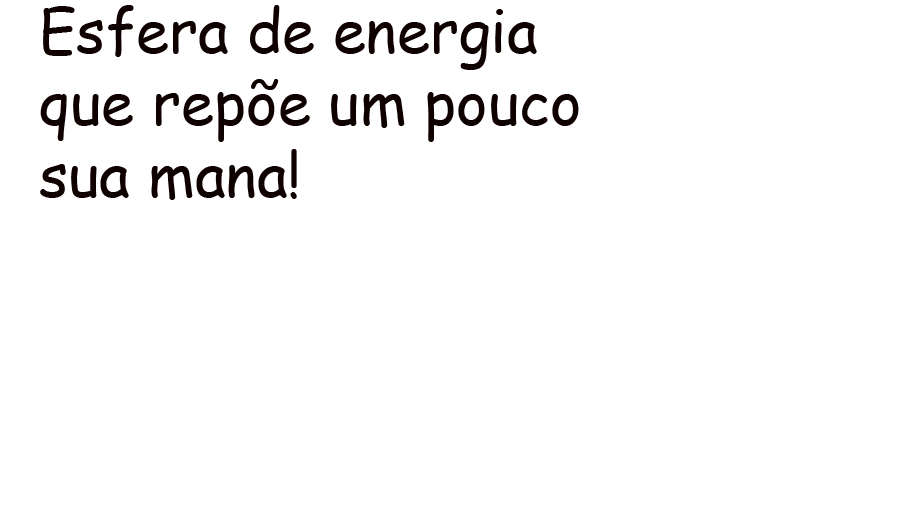
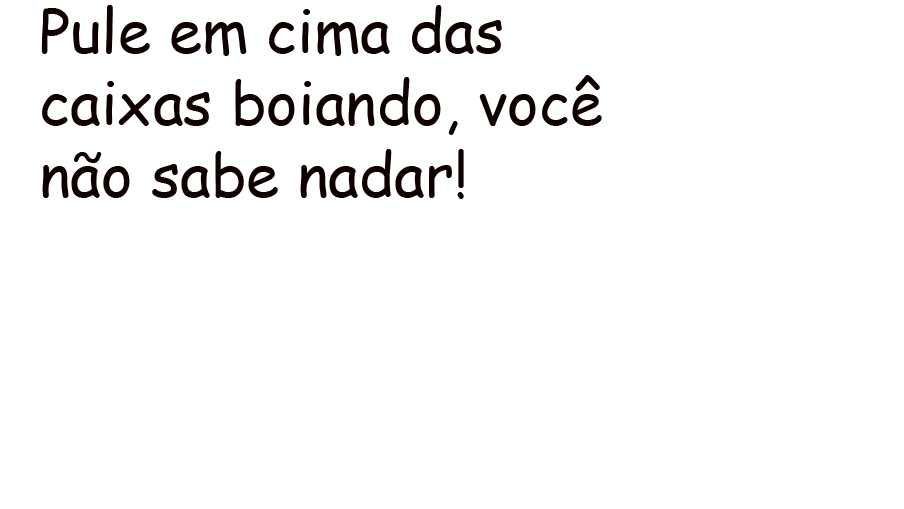
Two versions of the same layered image (904x509). Layer-by-layer changes:
renamed "Esfera de energia que repõe um pouco sua mana!" to "Pule em cima das caixas boiando, você não sabe nadar!", painted on it over <box>40,5,602,200</box>
